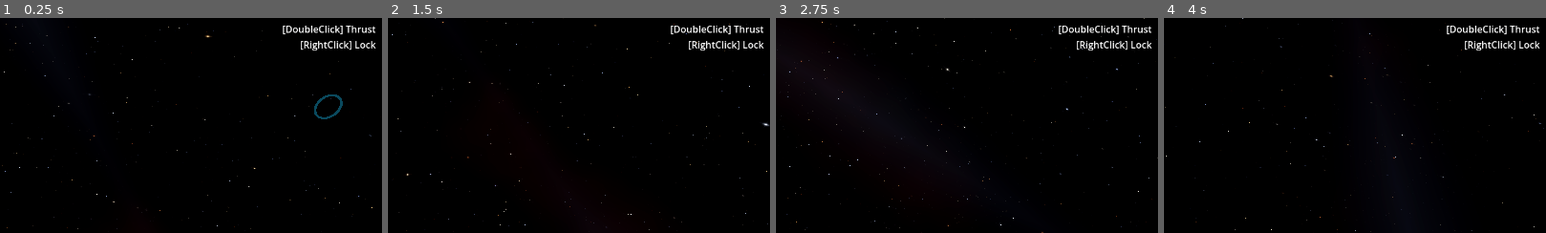
Above: before the commit, frames 1-4 (left to right).
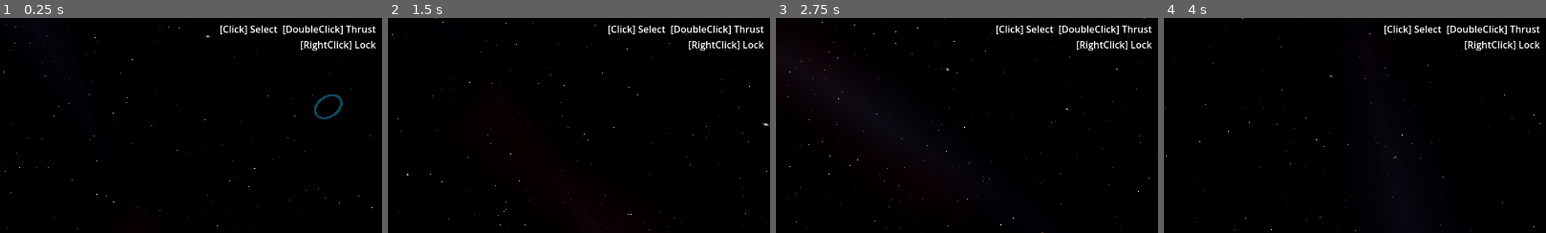
Above: after the commit, the same moments.

Repository: naoki-cpp/Dawn
Game: Godot game, scene res://scenes/main.tscn
Same seed, same stepped clock (60 frames per second), same inputs: the game is played once before the commit and once after it.
Inputs (mouse positions are % of the whole screen's width and height, from its top left):
- Up to frame 1 (0.25 s): no input
- Up to frame 2 (1.5 s): tap Enter at 0.5 s; move the mouse to (72, 45) at 0.52 s; tap J at 0.6 s; click (72, 45) at 0.67 s; drag from (30, 55) to (45, 70) at 1.27 s
- Up to frame 3 (2.75 s): move the mouse to (60, 28) at 2.02 s; tap Tab at 2.1 s; click (60, 28) at 2.17 s; tap J at 2.3 s
- Up to frame 4 (4 s): drag from (45, 70) to (20, 35) at 2.77 s; move the mouse to (80, 65) at 3.52 s; hold A from 3.53 s (still down); tap J at 3.6 s; click (80, 65) at 3.67 s
The pictures show only the part of the screen within x 50-100%, y 29-79%; the shares and areas given below are measured in that part.

The runs differ from the first frame. In frame 1, 0.5% of the frame differs, in the area x 57-99%, y 3-8%; in frame 2, 0.5%; in frame 3, 0.5%; in frame 4, 0.5%.

Commit message:
feat(dawn-ecs): add Approach semi-automatic piloting (ADR-0015)
Add an "Approach" steering mode: the player selects a ship and the ship
auto-steers toward it each tick until arrival, mirroring the Bot AI's
existing steering but driven by a player command.

- dawn-core: ApproachCommand { ship_id, target_id }
- dawn-ecs: ApproachComp { target } — transient steering intent, not
  snapshotted (like ThrustComp)
- dawn-simulation: process_approach() runs as Tick Step 2.5 (before the
  Movement System) to re-aim thrust at the target's latest position and
  brake on arrival; cancelled by Move/Stop and dropped (with braking) when
  the target disappears. apply_approach_command_owned enforces ownership.
- No new event: the resulting velocity change is recorded by VelocityChanged
  (ADR-0008 / INV-MOVE compliant).
- dawn-actor / ws_server / both --serve loops: ClientCommand::Approach wired
  through with JSON parsing.
- Godot client: left-click selects a ship, A key sends ApproachCommand, HUD
  shows the selection.
- CLAUDE.md §1/§6 updated (human-approved) to record ApproachComp,
  ApproachCommand, and Tick Step 2.5.

Co-Authored-By: Claude Opus 4.8 <noreply@anthropic.com>

Diff:
--- a/client/scripts/connection.gd
+++ b/client/scripts/connection.gd
@@ -136,6 +136,16 @@
 		"type"   : "JumpCommand",
 		"ship_id": p_ship_id,
 		"gate_id": p_gate_id,
+	}) + "\n")
+
+## [A キー] アプローチ（半自動操船）。選択した船へ自動接近する（ADR-0015）。
+func send_approach_command(p_ship_id: int, p_target_id: int) -> void:
+	if not _welcomed:
+		return
+	_ws.send_text(JSON.stringify({
+		"type"     : "ApproachCommand",
+		"ship_id"  : p_ship_id,
+		"target_id": p_target_id,
 	}) + "\n")
 
 func is_connected_to_server() -> bool:
--- a/client/scripts/main.gd
+++ b/client/scripts/main.gd
@@ -47,6 +47,8 @@
 var _player_max_armor  : float = 300.0
 var _player_max_hull   : float = 200.0
 var _player_lock_target : int  = -1
+## Approach target selected by left-clicking a ship (ADR-0015). -1 = none.
+var _selected_target_id : int  = -1
 
 ## Per-ship HP: { ship_id: {shield, armor, hull} }
 var _ship_hp : Dictionary = {}
@@ -204,6 +206,10 @@
 		if key.keycode == KEY_J and _player_ship_id >= 0 and _nearby_gate_id >= 0:
 			_connection.send_jump_command(_player_ship_id, _nearby_gate_id)
 			return
+		## A キー → ApproachCommand（選択した船へ自動接近・ADR-0015）
+		if key.keycode == KEY_A and _player_ship_id >= 0 and _selected_target_id >= 0:
+			_connection.send_approach_command(_player_ship_id, _selected_target_id)
+			return
 		## Tab キー → タクティカルオーバーレイ表示切り替え
 		if key.keycode == KEY_TAB:
 			if _tactical_overlay != null:
@@ -215,8 +221,13 @@
 		if mb.pressed:
 			match mb.button_index:
 				MOUSE_BUTTON_LEFT:
-					## ダブルクリック検出（カメラドラッグ中は無視）
-					_check_double_click(mb.position)
+					## 左クリックが船に当たれば接近対象として選択（ADR-0015）。
+					## 当たらなければ従来どおりダブルクリック移動を判定する。
+					var hit_id: int = _pick_ship_at(mb.position)
+					if hit_id >= 0:
+						_select_approach_target(hit_id)
+					else:
+						_check_double_click(mb.position)
 				MOUSE_BUTTON_RIGHT:
 					## 右クリック → ロックオン対象を選択
 					_try_lock_on(mb.position)
@@ -238,35 +249,43 @@
 		_last_click_time = now
 		_last_click_pos  = pos
 
-# ── 右クリック → LockOnCommand ───────────────────────────────────────────────
-
-func _try_lock_on(screen_pos: Vector2) -> void:
+# ── 船のピック（クリック位置 → 最寄りの船 ID）────────────────────────────────
+
+## Returns the ship_id whose node is closest to the click ray (within 500
+## Godot units), excluding the player's own ship. -1 if nothing is hit.
+func _pick_ship_at(screen_pos: Vector2) -> int:
 	if _player_ship_id < 0:
-		return
-
-	## レイキャストで画面上の点に対応する 3D 位置を取得
+		return -1
 	var from: Vector3 = _camera.project_ray_origin(screen_pos)
 	var dir : Vector3 = _camera.project_ray_normal(screen_pos)
-	var to  : Vector3 = from + dir * 100_000.0
-
-	## Ships 配下の全 Ship との交差判定
-	var closest_id    : int   = -1
-	var closest_dist  : float = 1e9
-
+	var closest_id  : int   = -1
+	var closest_dist: float = 1e9
 	for ship_id: int in _ships:
-		var ship: Node3D = _ships[ship_id] as Node3D
 		if ship_id == _player_ship_id:
-			continue  # 自分自身はロック不可
-
-		## 点とレイの最近傍距離でヒット判定（半径 500 Godot units）
-		var p  : Vector3 = ship.global_position
+			continue
+		var p  : Vector3 = (_ships[ship_id] as Node3D).global_position
 		var t  : float   = (p - from).dot(dir)
 		var closest_pt: Vector3 = from + dir * t
 		var dist: float = p.distance_to(closest_pt)
 		if dist < 500.0 and t > 0.0 and dist < closest_dist:
 			closest_dist = dist
 			closest_id   = ship_id
-
+	return closest_id
+
+# ── 左クリック → 接近対象の選択（ADR-0015）──────────────────────────────────
+
+## Select a ship as the Approach target. Press A to start approaching it.
+func _select_approach_target(target_id: int) -> void:
+	_selected_target_id = target_id
+	_update_hud()
+
+# ── 右クリック → LockOnCommand ───────────────────────────────────────────────
+
+func _try_lock_on(screen_pos: Vector2) -> void:
+	if _player_ship_id < 0:
+		return
+
+	var closest_id: int = _pick_ship_at(screen_pos)
 	if closest_id >= 0:
 		## 前のロック対象をクリア
 		if _player_lock_target >= 0 and _ships.has(_player_lock_target):
@@ -575,6 +594,8 @@
 	var ship: Node3D = _ships[ship_id] as Node3D
 	ship.queue_free()
 	_ships.erase(ship_id)
+	if ship_id == _selected_target_id:
+		_selected_target_id = -1
 	if ship_id == _player_ship_id:
 		_player_ship_id = -1
 
@@ -600,6 +621,8 @@
 	var ship: Node3D = _ships[ship_id] as Node3D
 	_ships.erase(ship_id)
 	_ship_hp.erase(ship_id)
+	if ship_id == _selected_target_id:
+		_selected_target_id = -1
 	## Play destruction effect (queue_free happens inside play_destroy_effect)
 	ship.call("play_destroy_effect")
 	if ship_id == _player_ship_id:
@@ -718,9 +741,14 @@
 	if _jump_notice != "":
 		jump_line += "\n" + _jump_notice
 
+	## Approach target selection (ADR-0015).
+	var approach_line: String = ""
+	if _selected_target_id >= 0:
+		approach_line = "\n[A] Approach #%d" % _selected_target_id
+
 	_stats_label.text = (
-		"%s%s%s\nShips: %d\nTick: %d\nSpeed: %s\nHP: %s\nLock: %s%s\n\n[DoubleClick] Thrust\n[RightClick] Lock%s"
-		% [status, ship_name_line, system_line, _ships.size(), _current_tick, speed_str, hp_str, lock_str, module_lines, jump_line]
+		"%s%s%s\nShips: %d\nTick: %d\nSpeed: %s\nHP: %s\nLock: %s%s%s\n\n[Click] Select  [DoubleClick] Thrust\n[RightClick] Lock%s"
+		% [status, ship_name_line, system_line, _ships.size(), _current_tick, speed_str, hp_str, lock_str, approach_line, module_lines, jump_line]
 	)
 
 # ── Capacitor client-side simulation ─────────────────────────────────────────
@@ -772,6 +800,7 @@
 	_player_armor       = -1.0
 	_player_hull        = -1.0
 	_player_lock_target = -1
+	_selected_target_id = -1
 	_current_tick       = 0
 	_event_count        = 0
 
Not shown, changed: CLAUDE.md
Not shown, changed: crates/dawn-actor/src/client_connection.rs
Not shown, changed: crates/dawn-core/src/commands.rs
Not shown, changed: crates/dawn-core/src/lib.rs
Not shown, changed: crates/dawn-ecs/src/components/mod.rs
Not shown, changed: crates/dawn-ecs/src/components/movement.rs
Not shown, changed: crates/dawn-simulation/src/main.rs
Not shown, changed: crates/dawn-simulation/src/node.rs
Not shown, changed: crates/dawn-simulation/src/ws_server.rs
Not shown, added: docs/adr/ADR-0015-approach-piloting.md
